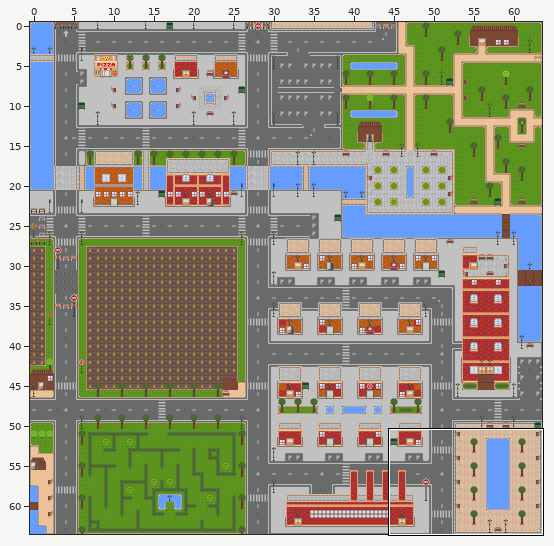
Two versions of a level (Tiled map (JSON), assets/map/map1.json). The picture above shows the old version from afar; the outline marks the close-up.
Close-up. Before:
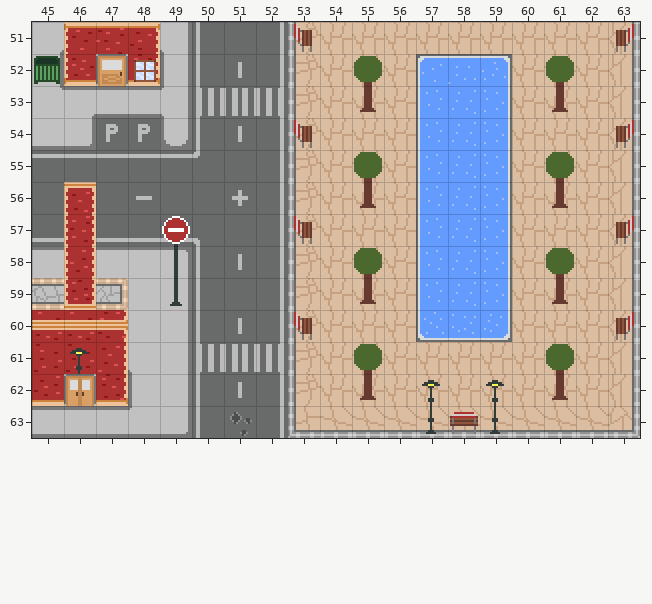
Cells are 16x16 px. Shown: x 45..63, y 51..63. The commit also changed other parts of the map, which this record leaves out.
After:
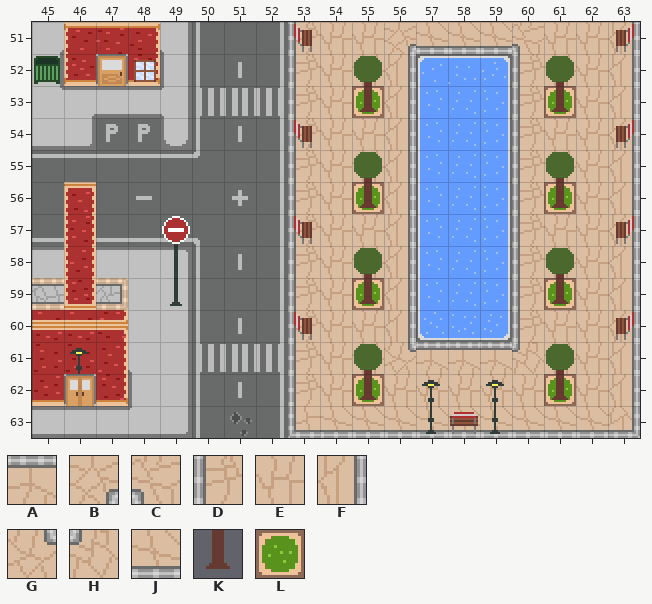
Key: from "tileset_map1": A 106, B 110, C 111, D 120, E 121, F 122, G 125, H 126, J 136, K 203, L 231.
_ is an empty cell.
Objects are placed by their top-left corner, in cells (3,4 is the top-left corner of cell 3,4); size is 1x1 cell unless given.
Change:
{"where": "layer \"Ground\""}
{"y":51,"x":56,"old":"EEEEE","new":"BJJJC"}
{"y":52,"x":56,"old":"E","new":"F"}
{"y":52,"x":60,"old":"E","new":"D"}
{"y":53,"x":55,"old":"EE","new":"LF"}
{"y":53,"x":60,"old":"EE","new":"DL"}
{"y":54,"x":56,"old":"E","new":"F"}
{"y":54,"x":60,"old":"E","new":"D"}
{"y":55,"x":56,"old":"E","new":"F"}
{"y":55,"x":60,"old":"E","new":"D"}
{"y":56,"x":55,"old":"EE","new":"LF"}
{"y":56,"x":60,"old":"EE","new":"DL"}
{"y":57,"x":56,"old":"E","new":"F"}
{"y":57,"x":60,"old":"E","new":"D"}
{"y":58,"x":56,"old":"E","new":"F"}
{"y":58,"x":60,"old":"E","new":"D"}
{"y":59,"x":55,"old":"EE","new":"LF"}
{"y":59,"x":60,"old":"EE","new":"DL"}
{"y":60,"x":56,"old":"E","new":"F"}
{"y":60,"x":60,"old":"E","new":"D"}
{"y":61,"x":56,"old":"EEEEE","new":"GAAAH"}
{"y":62,"x":55,"old":"E","new":"L"}
{"y":62,"x":61,"old":"E","new":"L"}
{"where": "layer \"DynamicLayering\" (added)"}
{"now": "K at 55,53"}
{"now": "K at 61,53"}
{"now": "K at 55,56"}
{"now": "K at 61,56"}
{"now": "K at 55,59"}
{"now": "K at 61,59"}
{"now": "K at 55,62"}
{"now": "K at 61,62"}
